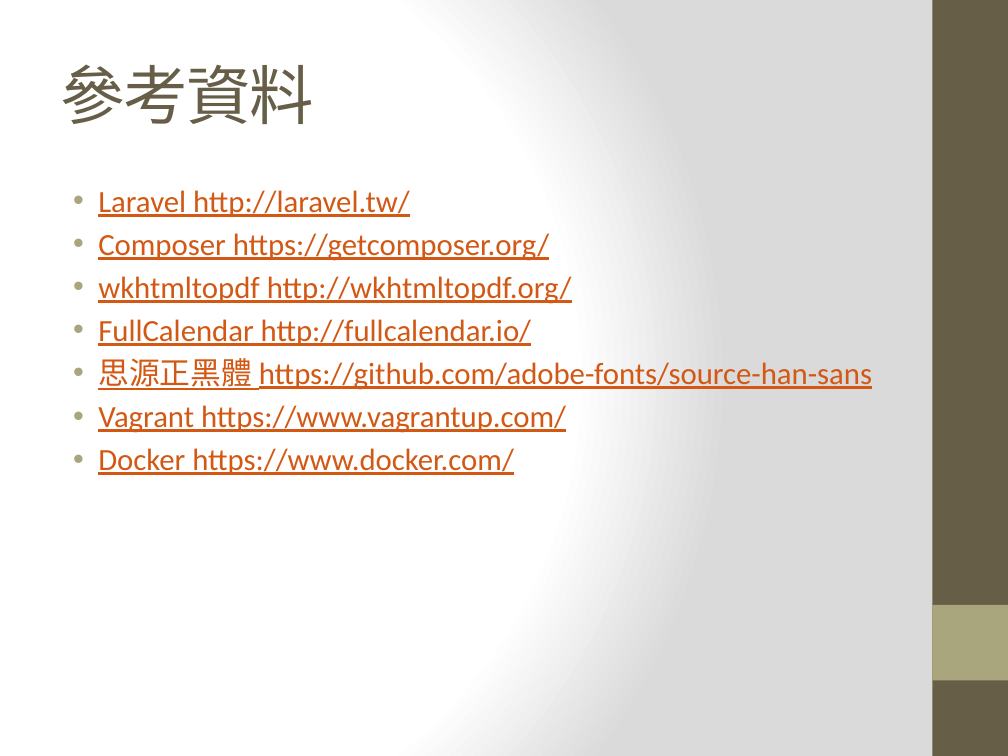
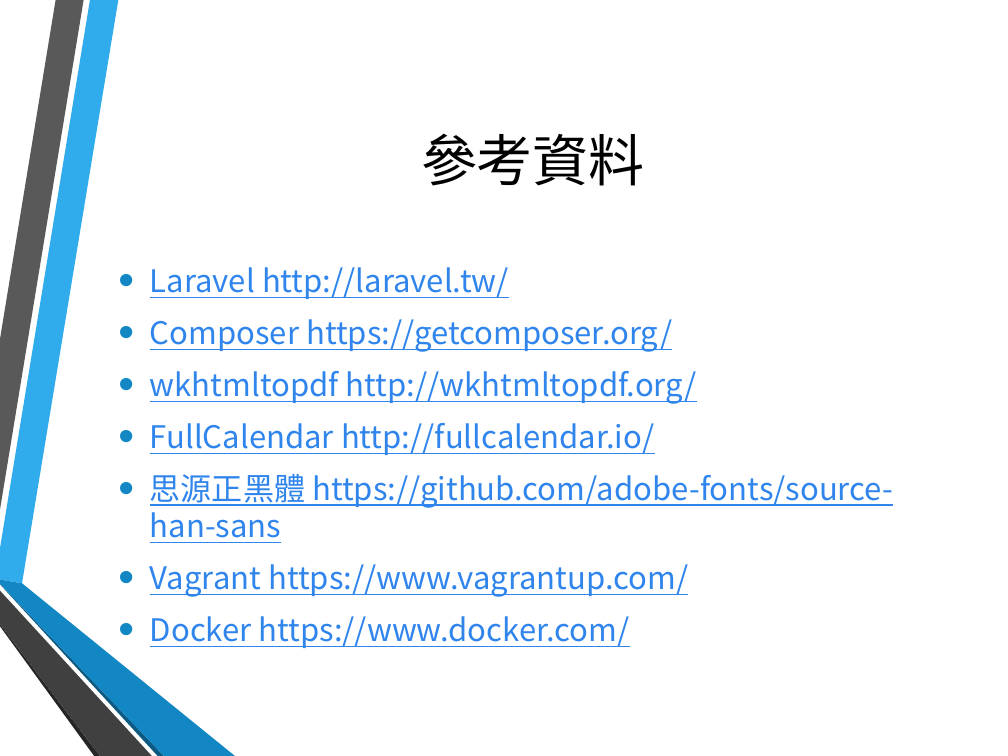
Before and after one commit to hsinewu/pia, a slide deck: slide 43 of Presentation/報告投影片.pptx (slide 42 before the commit). Drawn at 1008x756 pixels with LibreOffice and Linux fonts; fonts in the diff are those of the drawing; background and template pictures are left out. Boxes give left, top, right and bottom in pixels: in the first picture for what was removed or moved away, otherwise in the second. Text is boxed around its words. In the diff, an @@ line names an element or a change of style, - is before the commit and + after.

```diff
--- a/Presentation/報告投影片.pptx
+++ b/Presentation/報告投影片.pptx
@@ background gradient #FFFFFF to #DADADA to picture (left out) @@
@@ rectangle removed at (x1=932, y1=0, x2=1008, y2=756) @@
@@ title "參考資料" moved from (x1=60, y1=64, x2=313, y2=124) to (x1=421, y1=133, x2=645, y2=186) @@
@@ title "參考資料" at (x1=421, y1=133, x2=645, y2=186): size 46 to 40 pt, font Cambria to Noto Sans CJK SC, text colour #675E47 to #000000, letter spacing -1 to 0 pt; alignment left to centre @@
@@ text "Laravel http://laravel.tw/" moved from (x1=98, y1=190, x2=872, y2=475) to (x1=150, y1=267, x2=893, y2=648) @@
@@ text "Laravel http://laravel.tw/" at (x1=150, y1=267, x2=893, y2=648): size 22 to 22.2 pt, font Calibri to Noto Sans CJK SC, text colour #D25814 to #3085ED; indent changed; more space between paragraphs; bullet colour #A9A57C to #1287C3; vertical alignment top to middle @@
@@ group added at (x1=0, y1=0, x2=235, y2=756): 6 freeform shapes @@
@@ rectangle removed at (x1=932, y1=605, x2=1008, y2=680) @@
```
Also in this commit, not shown: 41 other slides changed, 1 slide added.
